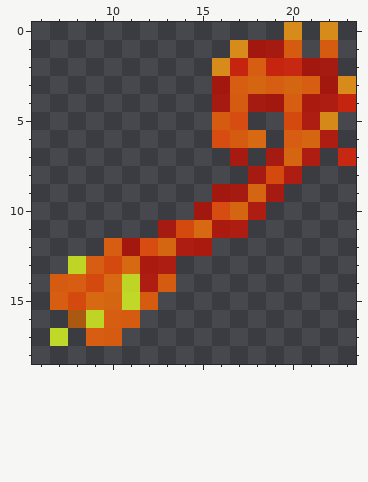
Two states of a pixel-art sprite, Textures/Glowmasks/FlameLiberator.png. Above is the file before it was changed.
The file is 48x50 pixels, drawn in blocks of 2x2; one block is one cell here. Colours within 5 levels of each other are drawn and written as one. Shown: x 6..23, y 0..18.
The same view after the edit:
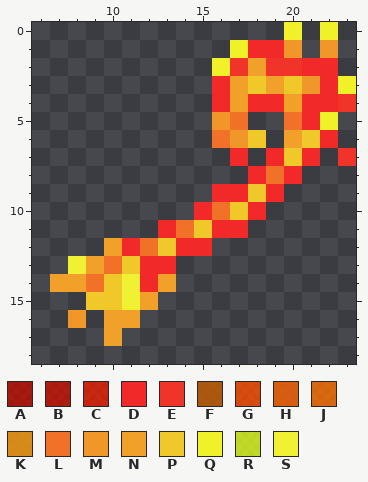
Palette (. is transparent): A #bf0d00c8  B #ca1100c8  C #eb1f00c8  D #f12a29  E #f13429  F #c75d00c8  G #fd4d00c8  H #ff6302c8  J #ff7203c8  K #ff9e0dc8  L #f17129  M #f19729  N #f1a129  P #f1c829  Q #f1f12a  R #e2ff1ec8  S #f1f134
Log entry: Eternal Flames projectile is easier to see in daylight + consistency fixes
What changed:
@@ x 6..23 @@
- 0 ..............K.K.
- 1 ...........KAAH.H.
- 2 ..........KCHCCAA.
- 3 ..........AHJHJHAK
- 4 ..........AHAAHBBC
- 5 ..........HG..GBK.
- 6 ..........GHJ.HJB.
- 7 ...........A.AJB.C
- 8 ............AGB...
- 9 ..........AAJA....
-10 .........AGJB.....
-11 .......AGJBB......
-12 ....HAGJBB........
-13 ..RHGJBB..........
-14 .HHGJRBH..........
-15 .HGJJRH...........
-16 ..FRHH............
-17 .R.HH.............
+ 0 ..............Q.Q.
+ 1 ...........QDDM.M.
+ 2 ..........QENEEDD.
+ 3 ..........DNPNPMDQ
+ 4 ..........DNDDNDDE
+ 5 ..........ML..LDQ.
+ 6 ..........LMP.NPD.
+ 7 ...........D.DPD.E
+ 8 ............DLD...
+ 9 ..........DDPD....
+10 .........DLPD.....
+11 .......DLPDD......
+12 ....NDLPDD........
+13 ..SNLPDD..........
+14 .NNLPSDN..........
+15 ...PPSN...........
+16 ..M.NN............
+17 ....N.............
 18 ..................
